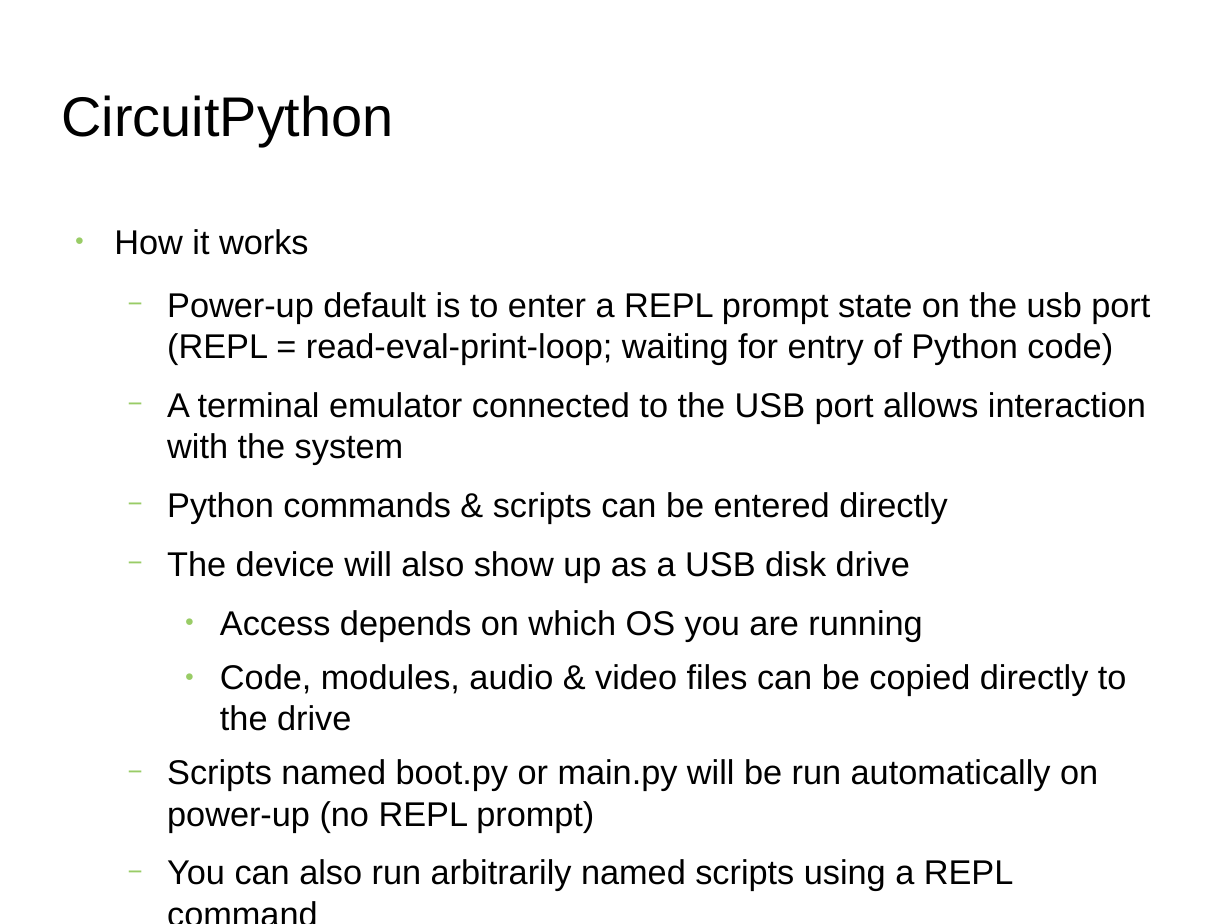
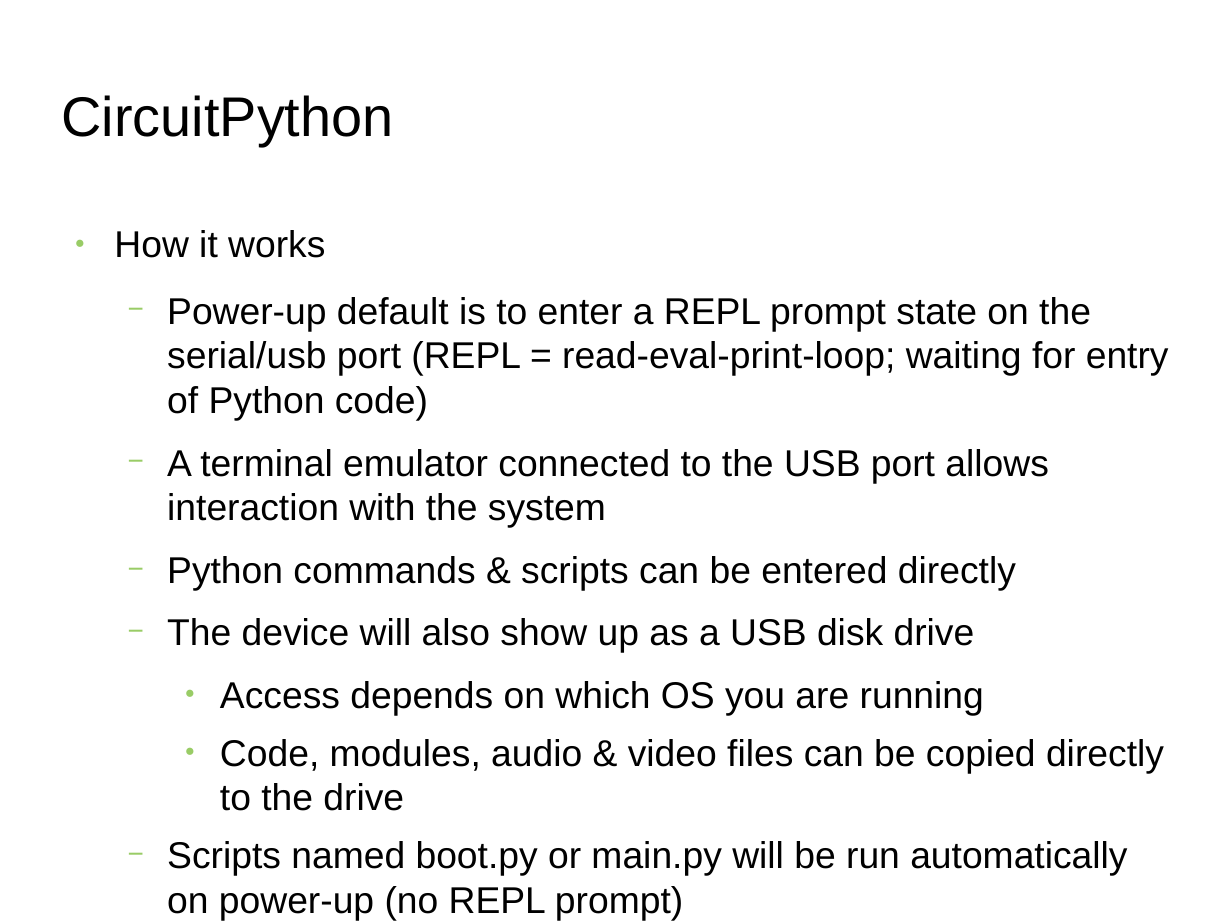
Before and after one commit to siehputz/uniforum2020, a slide deck: slide 19 of uniforum-three-quickies.odp. Drawn at 1232x924 pixels with LibreOffice and Linux fonts; fonts in the diff are those of the drawing; background and template pictures are left out. Boxes give left, top, right and bottom in pixels: in the first picture for what was removed or moved away, otherwise in the second. Text is boxed around its words. In the diff, an @@ line names an element or a change of style, - is before the commit and + after.

Commit message:
Circuitpyhton updates

```diff
--- a/uniforum-three-quickies.odp
+++ b/uniforum-three-quickies.odp
@@ text at (114, 230, 1164, 921): size 22.1 to 24.1 pt in "How it works", "A terminal emulator connected to the USB ...", "Python commands & scripts can be entered ...", "The device will also show up as ..." and 4 more places @@
@@ text at (167, 297, 1169, 421): text changed; size 22.1 to 24.1 pt @@
-  − Power-up default is to enter a REPL prompt state on the usb port (REPL = read-eval-print-loop; waiting for entry of Python code)
+  − Power-up default is to enter a REPL prompt state on the serial/usb port (REPL = read-eval-print-loop; waiting for entry of Python code)
```
Also in this commit, not shown: 4 other slides changed, 1 slide added.
